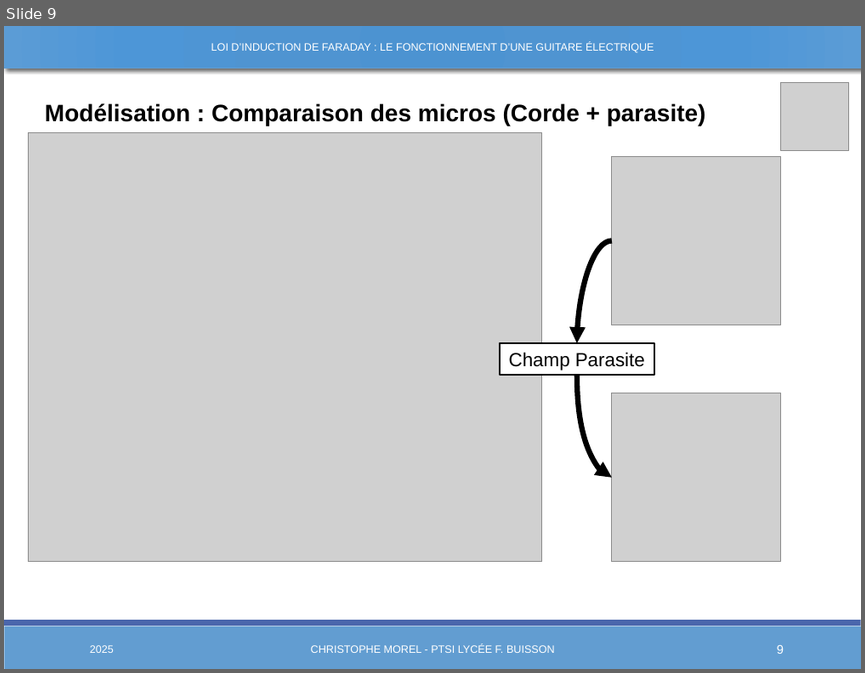
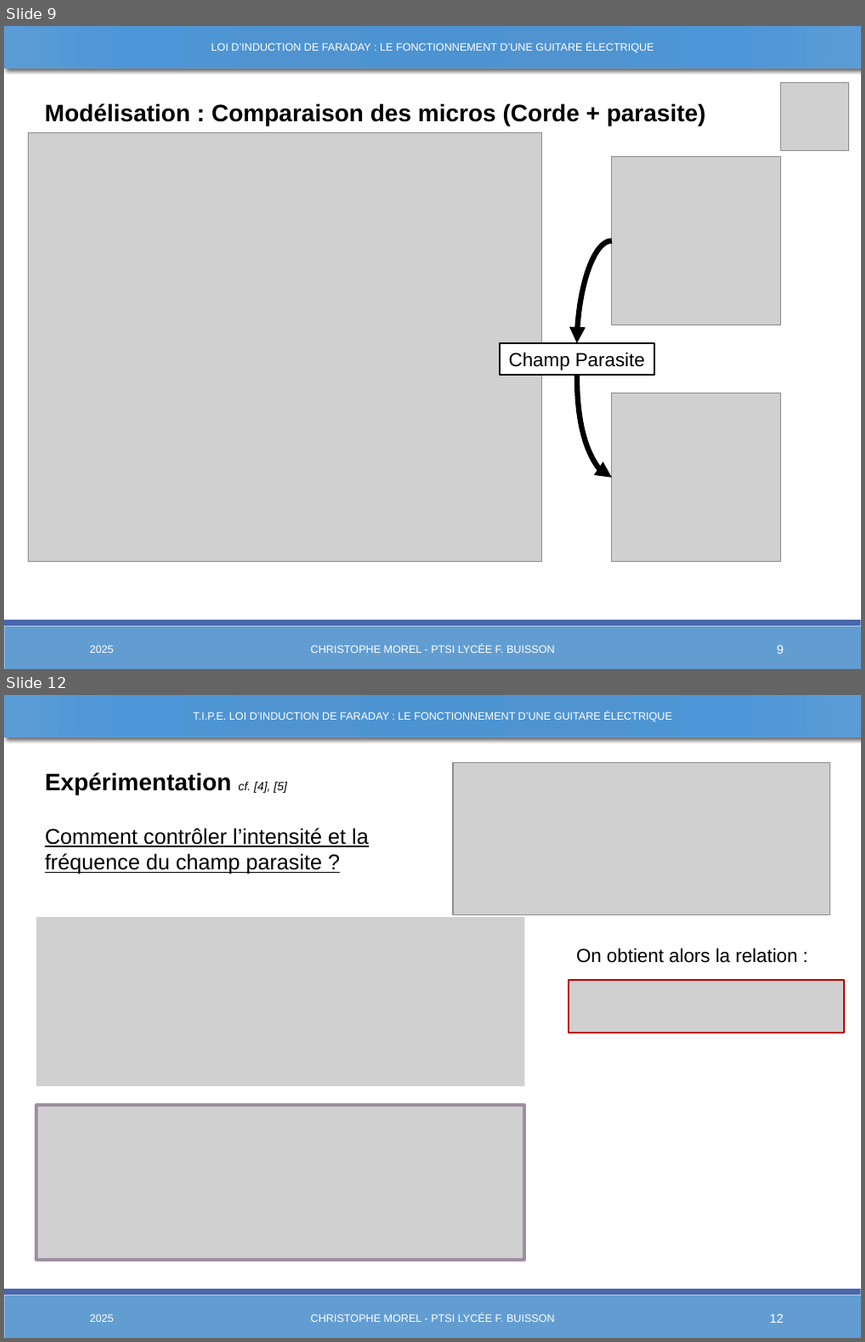
Before and after one commit to Chrismorel7/TIPE---Micro_guitare_elec, a slide deck: Views/Presentation3.pptx. Shown one above the other, each under a label of ours: slide 9 before the commit, slides 9 and 12 after it; the slides between them are not shown. The pictures are 865x673 and 865x1342 pixels, drawn with LibreOffice and Linux fonts; fonts in the diff are those of the drawing; grey boxes stand for pictures. Boxes give left, top, right and bottom in pixels: in the first picture for what was removed or moved away, otherwise in the second. Text is boxed around its words. In the diff, an @@ line names an element or a change of style, - is before the commit and + after.

```diff
--- a/Views/Presentation3.pptx
+++ b/Views/Presentation3.pptx
@@ slide 12 added at (4, 695, 861, 1338), background #FFFFFF; not listed: 2 template elements that a slide beside it also shows @@
@@ rectangle added at (4, 695, 861, 737), fill gradient #4C93D2 to #4F95D2 to #4E97D8 to #5C9DD7, outline #629DD1 1 pt @@
@@ text added at (193, 711, 672, 722), 9 pt, text #FFFFFF @@
+T.I.P.E. LOI D’INDUCTION DE FARADAY : LE FONCTIONNEMENT D’UNE GUITARE ÉLECTRIQUE
@@ picture added at (453, 763, 830, 915) @@
@@ text added at (45, 772, 287, 794), 20 pt, text #000000, bold @@
+Expérimentation cf. [4], [5]
@@ text added at (45, 828, 369, 874), 18 pt, text #000000, underline @@
+Comment contrôler l’intensité et la fréquence du champ parasite ?
@@ picture added at (36, 917, 525, 1086) @@
@@ text added at (576, 947, 797, 963), 16 pt, text #000000 @@
+On obtient alors la relation :
@@ picture added at (568, 980, 844, 1032) @@
@@ rectangle added at (35, 1092, 831, 1110), fill #FFFFFF, outline #FFFFFF 1.25 pt @@
@@ picture added at (36, 1105, 525, 1259) @@
@@ text added at (90, 1314, 114, 1321), 9 pt, text #FFFFFF @@
+2025
@@ text added at (311, 1313, 555, 1321), 9 pt, text #FFFFFF @@
+CHRISTOPHE MOREL - PTSI LYCÉE F. BUISSON
@@ page number added at (770, 1314, 783, 1322), 10.5 pt, text #FFFFFF @@
+12
```
Also in this commit, not shown: 15 slides changed, 5 other slides added, 15 other files.
